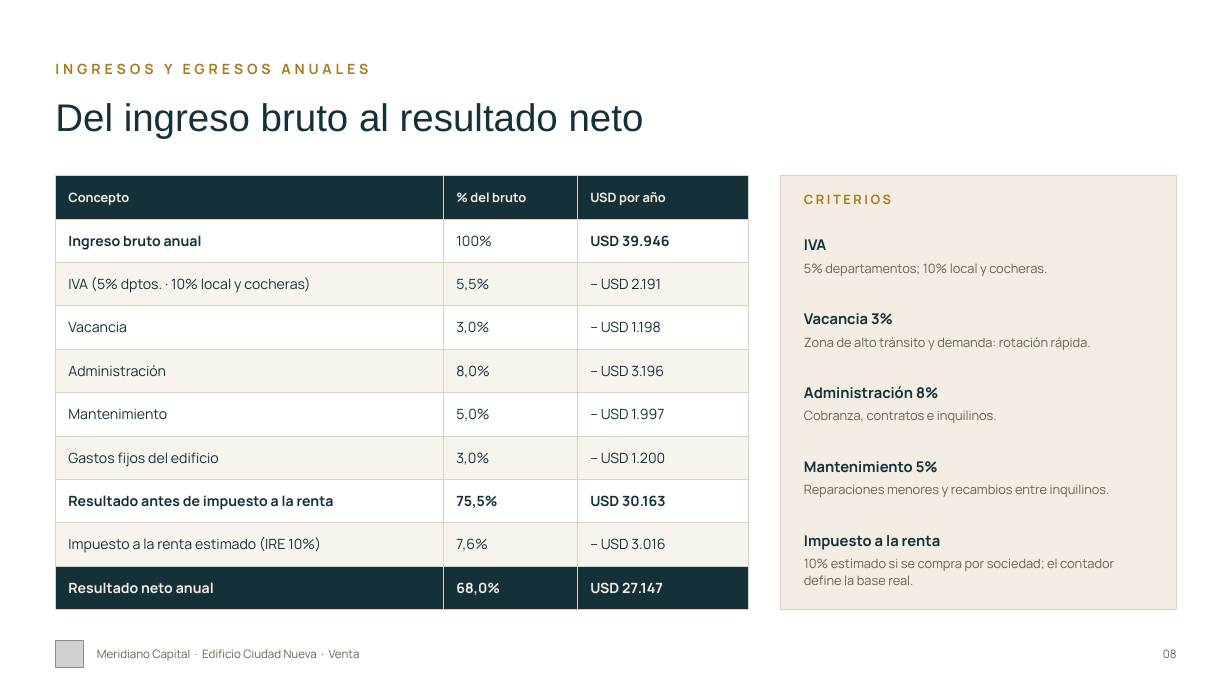
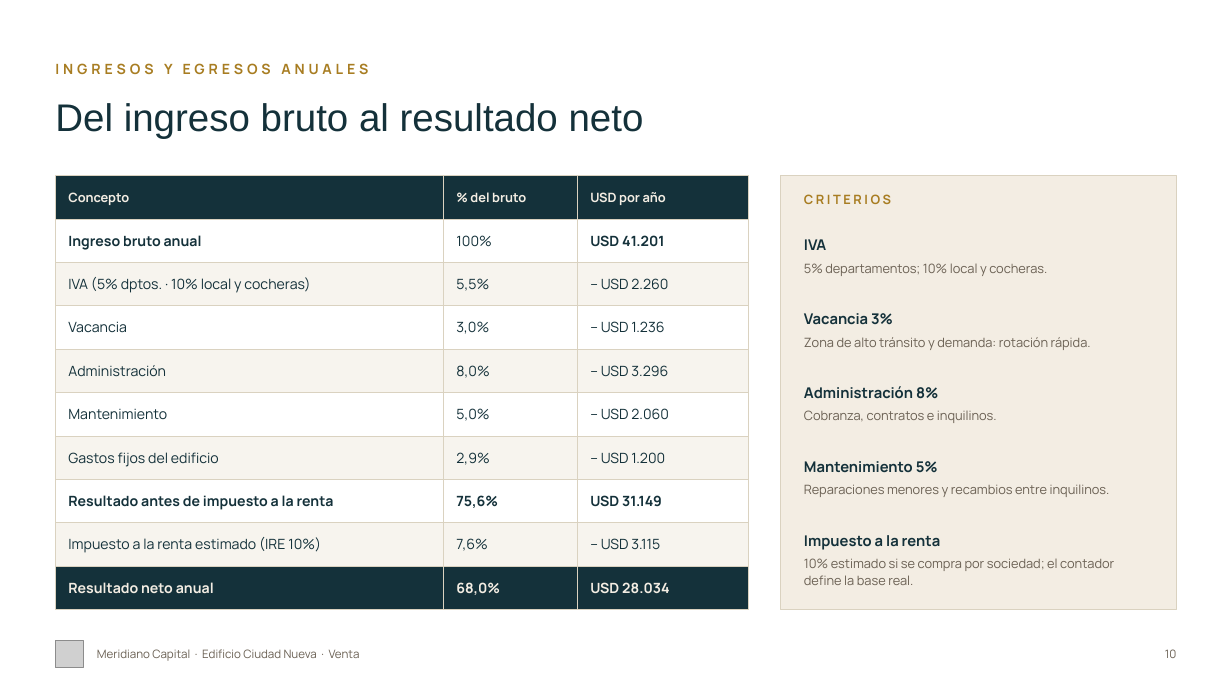
Before and after one commit to juanjosecastillo608/Meridiano-Capital, a slide deck: slide 10 of projects/edificio-ciudad-nueva/entregables/Edificio_Ciudad_Nueva_Meridiano_FINAL.pptx (slide 8 before the commit). Drawn at 1232x693 pixels with LibreOffice and Linux fonts; fonts in the diff are those of the drawing; grey boxes stand for pictures. Boxes give left, top, right and bottom in pixels: in the first picture for what was removed or moved away, otherwise in the second. Text is boxed around its words. In the diff, an @@ line names an element or a change of style, - is before the commit and + after.

```diff
--- a/projects/edificio-ciudad-nueva/entregables/Edificio_Ciudad_Nueva_Meridiano_FINAL.pptx
+++ b/projects/edificio-ciudad-nueva/entregables/Edificio_Ciudad_Nueva_Meridiano_FINAL.pptx
@@ table at bbox=[55, 176, 749, 599] @@
-row 2, column 3: USD 39.946
+row 2, column 3: USD 41.201
-row 3, column 3: – USD 2.191
+row 3, column 3: – USD 2.260
-row 4, column 3: – USD 1.198
+row 4, column 3: – USD 1.236
-row 5, column 3: – USD 3.196
+row 5, column 3: – USD 3.296
-row 6, column 3: – USD 1.997
+row 6, column 3: – USD 2.060
-row 7, column 2: 3,0%
+row 7, column 2: 2,9%
-row 8, column 2: 75,5%
+row 8, column 2: 75,6%
-row 8, column 3: USD 30.163
+row 8, column 3: USD 31.149
-row 9, column 3: – USD 3.016
+row 9, column 3: – USD 3.115
-row 10, column 3: USD 27.147
+row 10, column 3: USD 28.034
@@ text at bbox=[1165, 649, 1177, 658]: text changed @@
-08
+10
```
Also in this commit, not shown: 11 other slides changed, 2 slides added, 32 other files.
